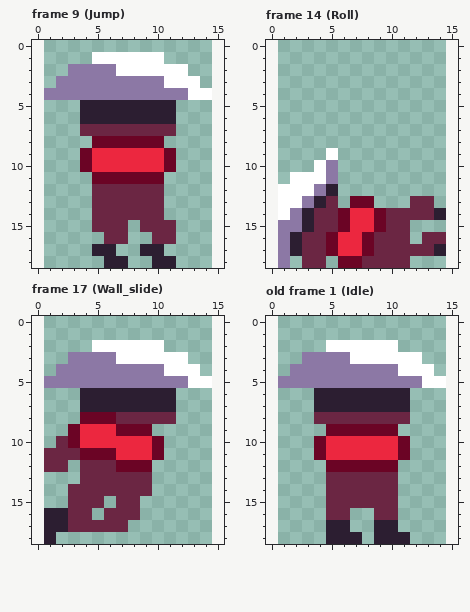
Two states of a pixel-art file, data/images/player.aseprite. This is how it looked before the edit.
14x19 pixels, 17 frames. Shown: frame 9 (Jump), frame 14 (Roll), frame 17 (Wall_slide), old frame 1 (Idle). The old version is drawn lined up with the new one, on the new canvas. The commit also changed other frames, which this record leaves out.
And afterwards:
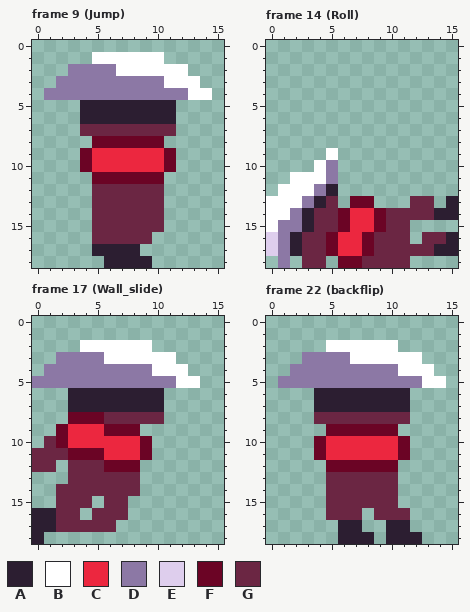
Palette (. is transparent): A #2c1e31  B #ffffff  C #ec273f  D #8c78a5  E #deceed  F #6b0425  G #6b2643
A new or re-ordered frame is compared with the old frame closest to it.
Commit: Satsified with player movement
The edit:
canvas 14x19 -> 16x19, the old top-left corner now at 1,0
frames 17 -> 31
Changed rows in their new state; - is an unchanged pixel.
Frame 9 (Jump):
first column x 5:
15 ---G--.
16 G--GG..
17 --AA..-
18 ---AA..
Frame 14 (Roll):
first column x 0:
13 B--------------A
14 B--------------A
15 B---------------
16 E--------------A
17 E--------------A
Frame 17 (Wall_slide):
first column x 0:
 2 ----B-----.----
 3 --D---B-----.--
 4 -D--------B--.-
 5 D-----------B-.
 6 ---A-------.---
 7 ---A-------.---
 8 ---F--G----.---
 9 --FC--F--.-----
10 -GFC-----F.----
11 G--F--C--F.----
12 G-.G--F--.-----
13 ---G-----.-----
14 --G------.-----
15 --G--.G-.------
16 A-G-.G--.------
17 A-G----.-------
18 A.-------------
Frame 22 (backflip) is new; against old frame 1 (Idle):
first column x 5:
16 --G---G-
17 .-A-.-A-
18 .--A.--A
Changed places in both pictures, as pixel boxes (x1, y1, x2, y2):
changed: (92, 220, 176, 268)
added: (266, 196, 278, 256)
added: (446, 196, 458, 256)
changed: (32, 340, 212, 544)
changed: (326, 508, 422, 544)
